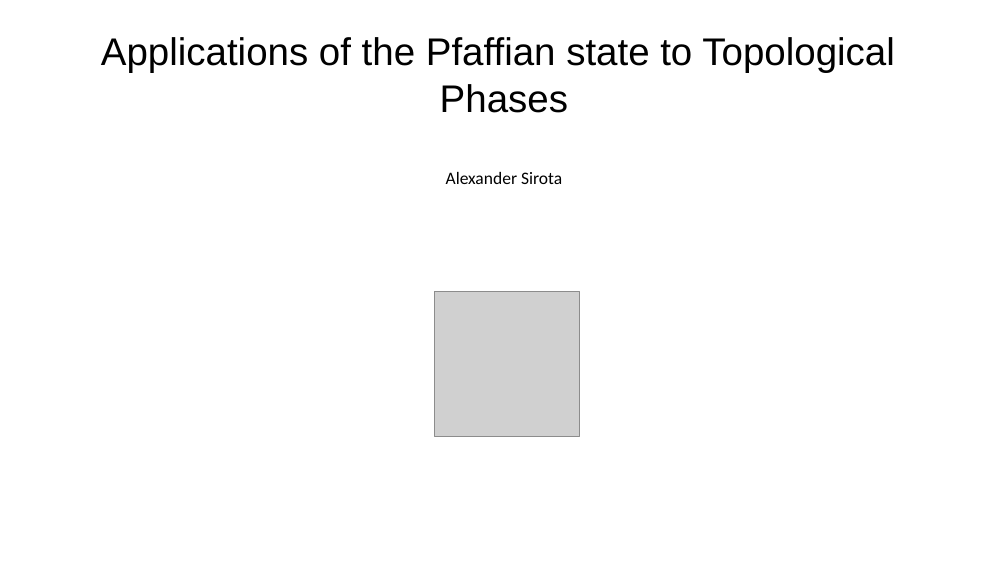
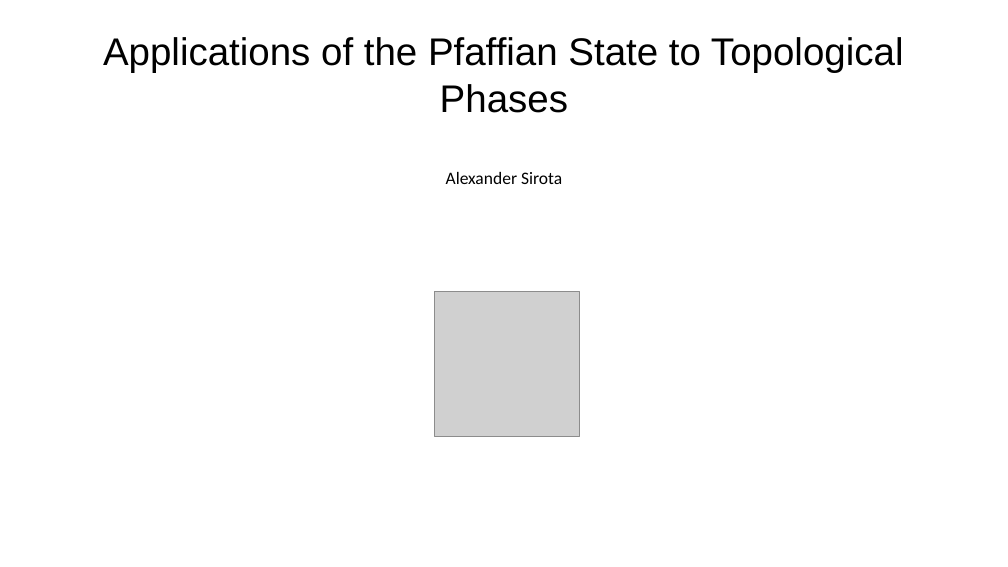
Before and after one commit to asirota12/Thesis, a slide deck: slide 1 of Thesis2.odp. Drawn at 1008x567 pixels with LibreOffice and Linux fonts; fonts in the diff are those of the drawing; grey boxes stand for pictures. Boxes give left, top, right and bottom in pixels: in the first picture for what was removed or moved away, otherwise in the second. Text is boxed around its words. In the diff, an @@ line names an element or a change of style, - is before the commit and + after.

```diff
--- a/Thesis2.odp
+++ b/Thesis2.odp
@@ subtitle at (103,37,904,113): text changed @@
-Applications of the Pfaffian state to Topological Phases
+Applications of the Pfaffian State to Topological Phases
```
Also in this commit, not shown: 21 other slides changed, 16 slides added, 2 slides removed, 23 other files.
